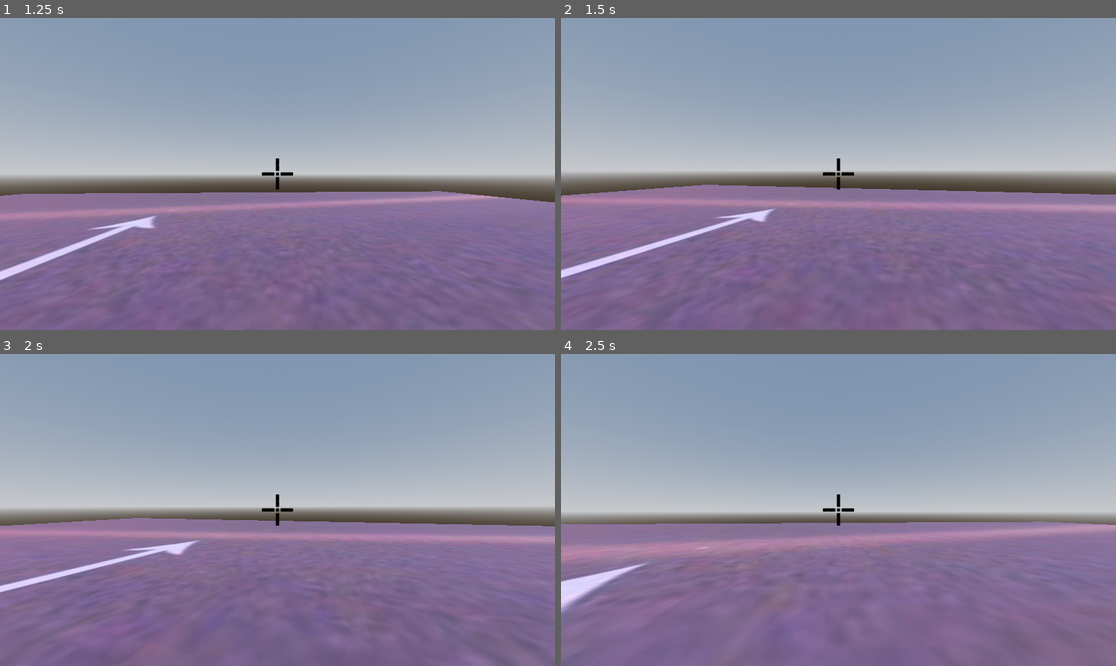
Above: before the commit, frames 1-4 (two rows, left to right).
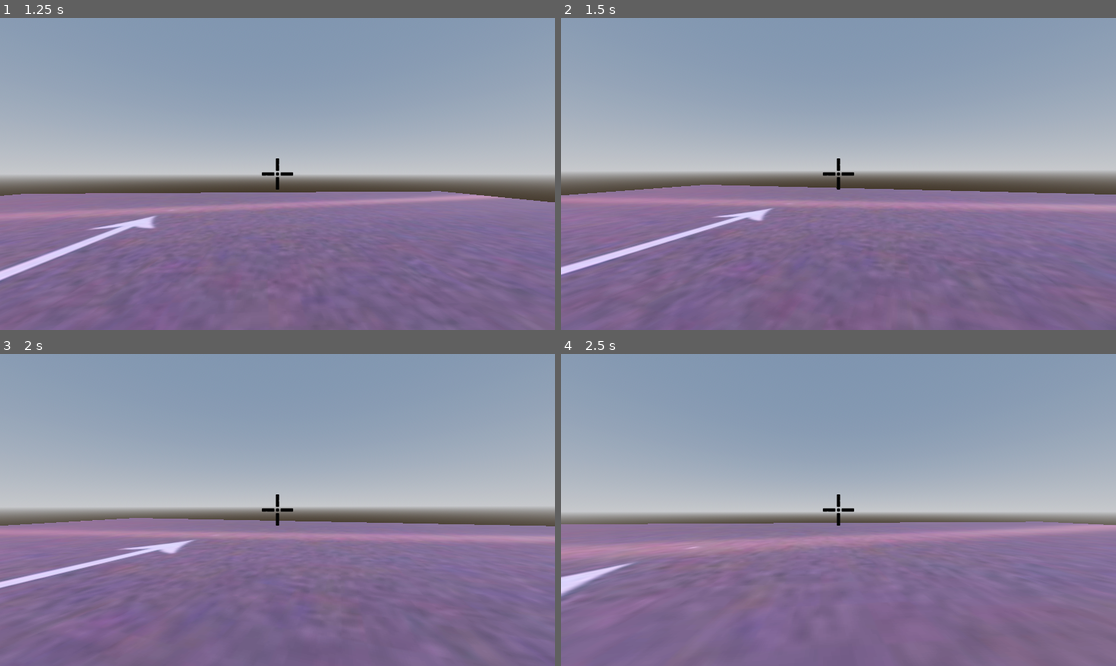
Above: after the commit, the same moments.

Repository: Takos4Lunch/Project1873
Game: Godot game, scene res://world.tscn
Same seed, same stepped clock (60 frames per second), same inputs: the game is played once before the commit and once after it.
Inputs (mouse positions are in pixels of both pictures, inside the frame that each line leads up to):
- Up to frame 1 (1.25 s): move the mouse to (305, 174) at 0.52 s; hold W (up) from 0.53 s (still down); tap C (camera) at 0.6 s; tap Space (jump) at 0.77 s
- Up to frame 2 (1.5 s): keep holding W (up); move the mouse to (810, 174) at 1.27 s; tap Shift (sprint) at 1.35 s
- Up to frame 3 (2 s): keep holding W (up); tap Space (jump) at 1.52 s
- Up to frame 4 (2.5 s): keep holding W (up); move the mouse to (849, 503) at 2.02 s; tap C (camera) at 2.1 s

Frame 1 is identical in both runs. In frame 2, 0.8% of the frame differs, in the area x 0-97%, y 53-99%; in frame 3, 1.0%, in the area x 0-99%, y 52-100%; in frame 4, 0.8%.

Commit message:
Momentum

Diff:
--- a/scripts/Player.gd
+++ b/scripts/Player.gd
@@ -60,12 +60,16 @@
 	# As good practice, you should replace UI actions with custom gameplay actions.
 	var input_dir = Input.get_vector("left", "right", "up", "down")
 	var direction = (head.transform.basis * Vector3(input_dir.x, 0, input_dir.y)).normalized()
-	if direction:
-		velocity.x = direction.x * speed
-		velocity.z = direction.z * speed
+	if is_on_floor():
+		if direction:
+			velocity.x = direction.x * speed
+			velocity.z = direction.z * speed
+		else:
+			velocity.x = 0.0
+			velocity.z = 0.0
 	else:
-		velocity.x = 0.0
-		velocity.z = 0.0
+		velocity.x = lerp(velocity.x, direction.x * speed, delta * 2.0)
+		velocity.z = lerp(velocity.z, direction.z * speed, delta * 2.0)
 
 	#head bobbing
 	if input_dir.x>0 && Input.is_action_pressed("sprint"):
